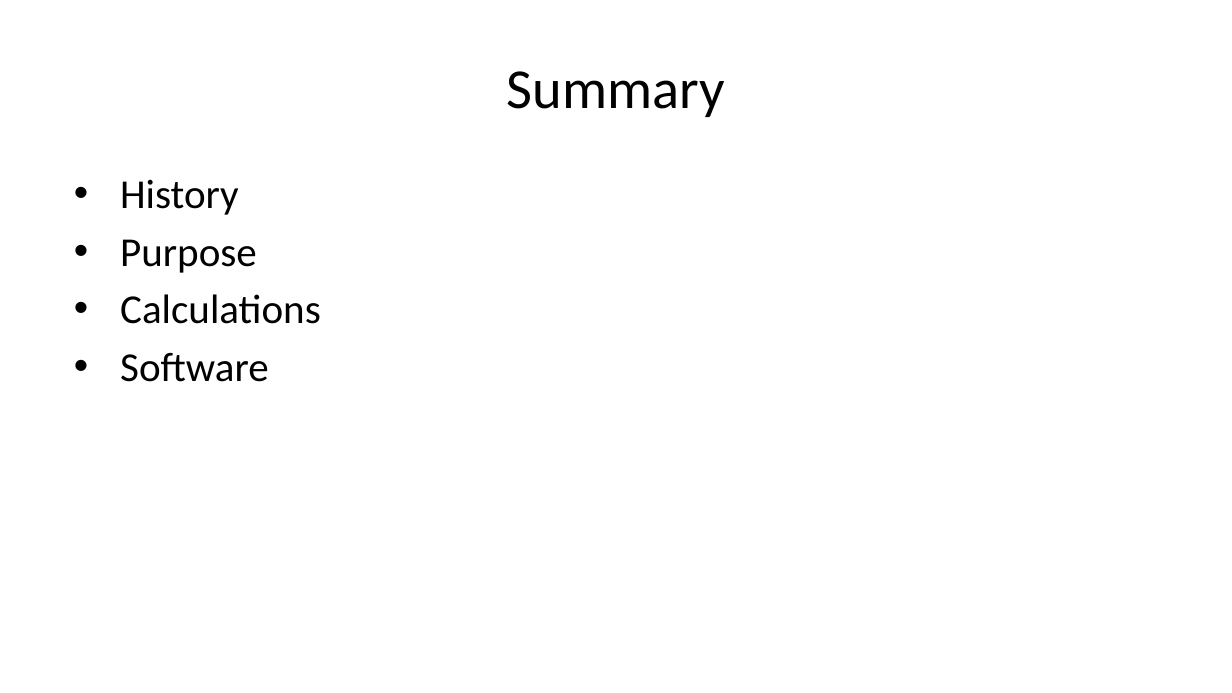
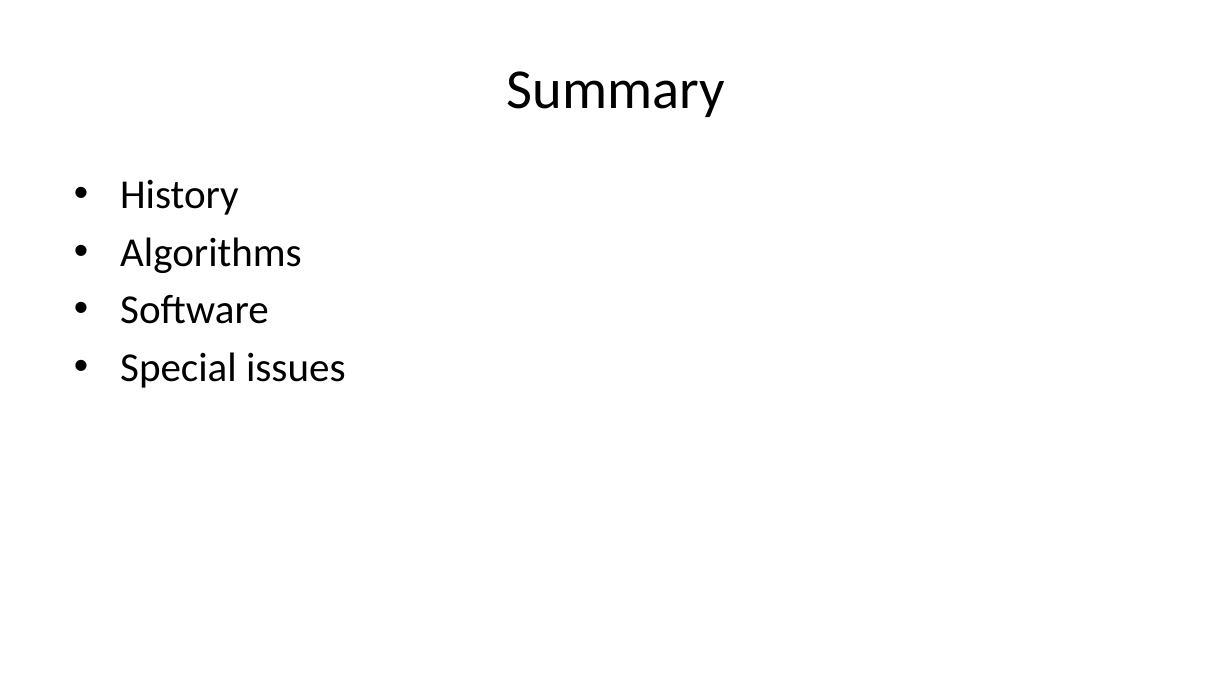
Before and after one commit to pmean/papers-and-presentations, a slide deck: slide 64 of bootstrap/src/bootstrap-slides.pptx (slide 43 before the commit). Drawn at 1232x693 pixels with LibreOffice and Linux fonts; fonts in the diff are those of the drawing. Boxes give left, top, right and bottom in pixels: in the first picture for what was removed or moved away, otherwise in the second. Text is boxed around its words. In the diff, an @@ line names an element or a change of style, - is before the commit and + after.

```diff
--- a/bootstrap/src/bootstrap-slides.pptx
+++ b/bootstrap/src/bootstrap-slides.pptx
@@ text at [120, 237, 302, 273]: text changed @@
-• Purpose
-• Calculations
+• Algorithms
@@ text at [120, 352, 346, 388]: paragraph added @@
+• Special issues
```
Also in this commit, not shown: 9 other slides changed, 27 slides added, 6 slides removed, 6 other files.
